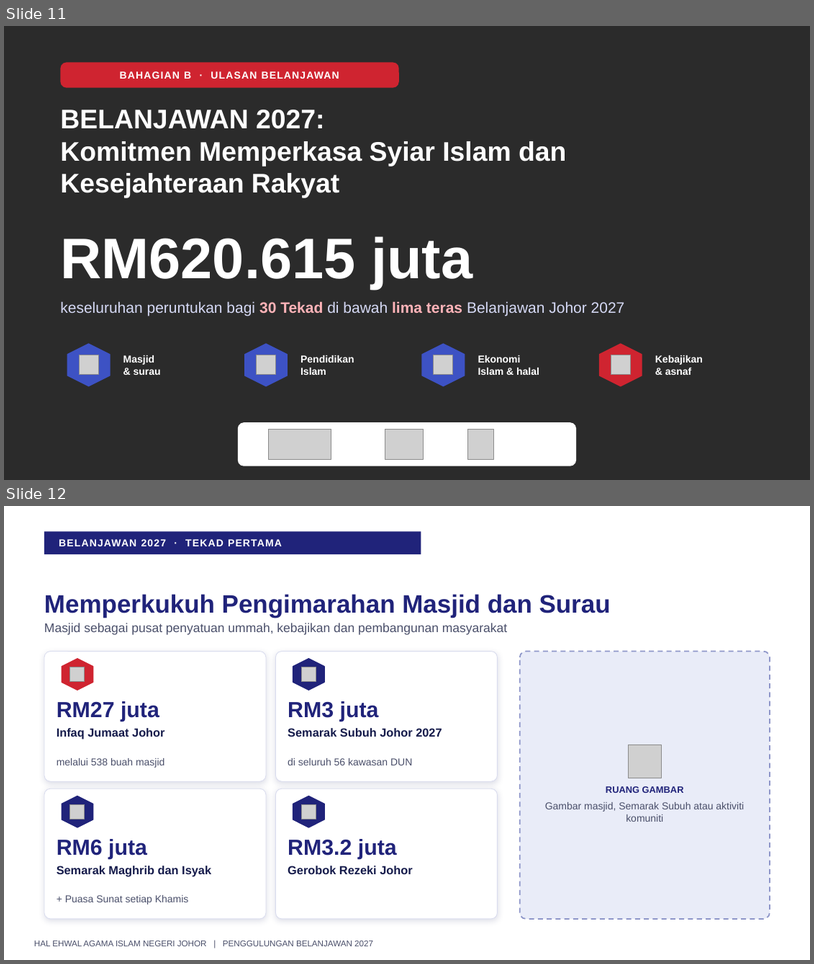
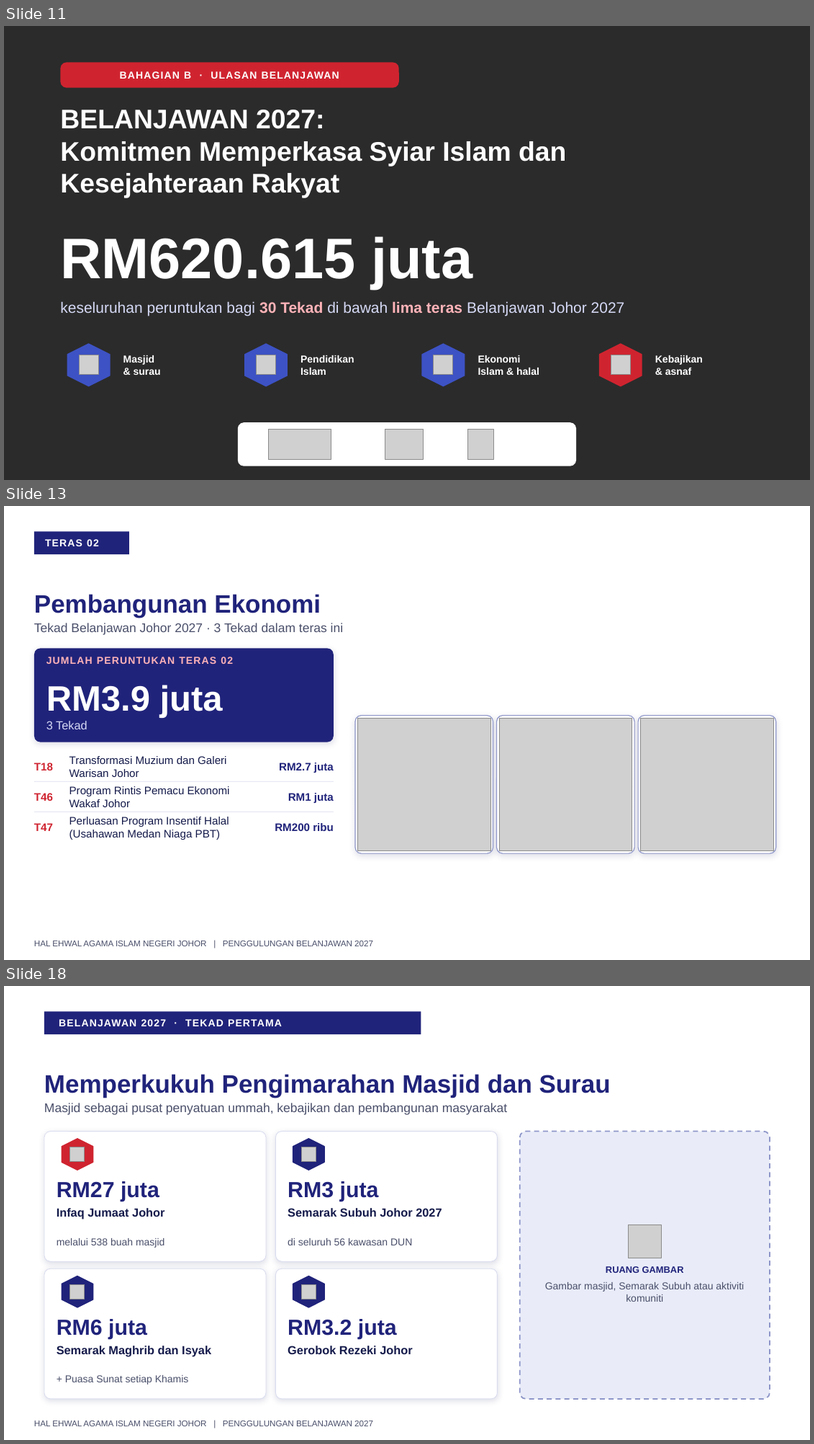
Before and after one commit to nawaljoe/Nawal, a slide deck: output/Penggulungan_Hal_Ehwal_Agama_Islam_2027_16x9.pptx. Shown one above the other, each under a label of ours: slides 11 and 12 before the commit, slides 11, 13 and 18 after it; the slides between them are not shown. The pictures are 814x964 and 814x1444 pixels, drawn with LibreOffice and Linux fonts; fonts in the diff are those of the drawing; grey boxes stand for pictures; background and template pictures are left out; a plain dark background stands for a picture behind light text. Boxes give left, top, right and bottom in pixels: in the first picture for what was removed or moved away, otherwise in the second. Text is boxed around its words. In the diff, an @@ line names an element or a change of style, - is before the commit and + after.

```diff
--- a/output/Penggulungan_Hal_Ehwal_Agama_Islam_2027_16x9.pptx
+++ b/output/Penggulungan_Hal_Ehwal_Agama_Islam_2027_16x9.pptx
@@ slide 13 added at (4, 506, 810, 960), background #FFFFFF; not listed: 1 template element that a slide beside it also shows @@
@@ rectangle added at (34, 531, 129, 554), fill #20237A @@
@@ text added at (45, 539, 99, 546), 12 pt, text #FFFFFF, bold @@
+TERAS 02
@@ text added at (34, 594, 321, 618), 30 pt, text #20237A, bold @@
+Pembangunan Ekonomi
@@ text added at (34, 623, 343, 635), 15 pt, text #4A4F6A @@
+Tekad Belanjawan Johor 2027 · 3 Tekad dalam teras ini
@@ rounded rectangle added at (34, 648, 334, 742), fill #20237A @@
@@ text added at (46, 656, 233, 664), 12 pt, text #FFB3B8, bold @@
+JUMLAH PERUNTUKAN TERAS 02
@@ text added at (46, 685, 223, 718), 42 pt, text #FFFFFF, bold @@
+RM3.9 juta
@@ text added at (46, 721, 88, 729), 14 pt, text #D5D9F5 @@
+3 Tekad
@@ rounded rectangle added at (355, 716, 494, 853), fill #FFFFFF, outline #8E96C9 1 pt @@
@@ picture added at (358, 718, 491, 851) @@
@@ rounded rectangle added at (497, 716, 635, 853), fill #FFFFFF, outline #8E96C9 1 pt @@
@@ picture added at (499, 718, 633, 851) @@
@@ rounded rectangle added at (638, 716, 777, 853), fill #FFFFFF, outline #8E96C9 1 pt @@
@@ picture added at (641, 718, 774, 851) @@
@@ text added at (34, 762, 53, 770), 13 pt, text #CF2430, bold @@
+T18
@@ text added at (70, 756, 226, 777), 13 pt, text #141A4A @@
+Transformasi Muzium dan Galeri Warisan Johor
@@ text added at (279, 762, 334, 772), 13 pt, text #20237A, bold @@
+RM2.7 juta
@@ line added from (34, 781) to (334, 781), #D9DCEE 0.75 pt @@
@@ text added at (70, 786, 230, 807), 13 pt, text #141A4A @@
+Program Rintis Pemacu Ekonomi Wakaf Johor
@@ text added at (34, 793, 53, 800), 13 pt, text #CF2430, bold @@
+T46
@@ text added at (288, 793, 334, 803), 13 pt, text #20237A, bold @@
+RM1 juta
@@ line added from (34, 811) to (334, 811), #D9DCEE 0.75 pt @@
@@ text added at (34, 823, 53, 831), 13 pt, text #CF2430, bold @@
+T47
@@ text added at (70, 816, 229, 839), 13 pt, text #141A4A @@
+Perluasan Program Insentif Halal (Usahawan Medan Niaga PBT)
@@ text added at (275, 823, 334, 831), 13 pt, text #20237A, bold @@
+RM200 ribu
@@ what was slide 12 is now slide 18 @@
```
Also in this commit, not shown: 5 other slides added, 2 other files.
